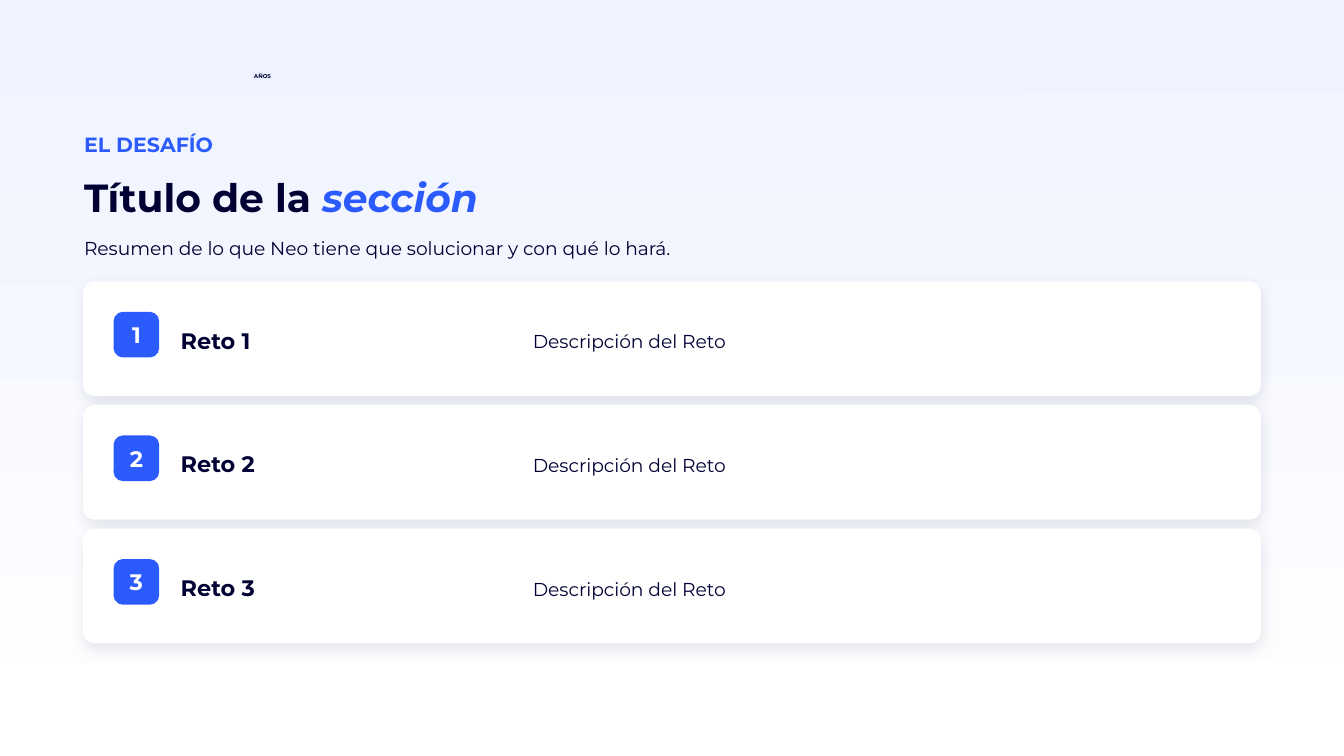
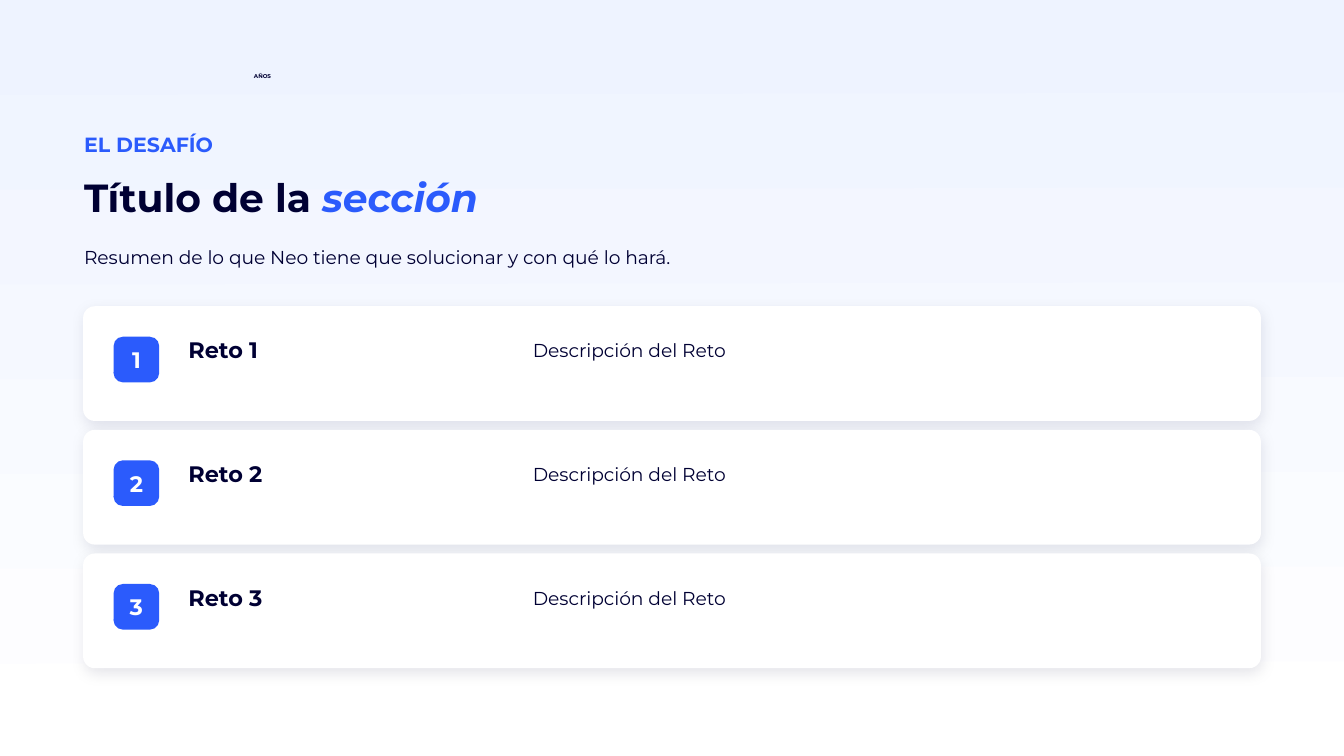
Before and after one commit to miguelchumacero/plantilla-base-deck, a slide deck: slide 14 of plantilla-base.pptx. Drawn at 1344x756 pixels with LibreOffice and Linux fonts; fonts in the diff are those of the drawing; background and template pictures are left out. Boxes give left, top, right and bottom in pixels: in the first picture for what was removed or moved away, otherwise in the second. Text is boxed around its words. In the diff, an @@ line names an element or a change of style, - is before the commit and + after.

```diff
--- a/plantilla-base.pptx
+++ b/plantilla-base.pptx
@@ text "Resumen de lo que Neo ...": place and size @@
-text "Resumen de lo que Neo ..." at [84, 241, 670, 259]
+text "Resumen de lo que Neo ..." at [84, 250, 670, 268]
@@ text "Reto 1": place and size @@
-text "Reto 1" at [181, 333, 251, 349]
+text "Reto 1" at [188, 342, 258, 358]
@@ text "Descripción del Reto": place and size @@
-text "Descripción del Reto" at [533, 334, 726, 352]
+text "Descripción del Reto" at [533, 343, 726, 361]
@@ 6 rounded rectangles, 3 texts: place and size @@
-6 rounded rectangles, 3 texts at [83, 282, 1259, 642]
+6 rounded rectangles, 3 texts at [83, 308, 1259, 668]
@@ text "Reto 2": place and size @@
-text "Reto 2" at [181, 456, 255, 472]
+text "Reto 2" at [188, 466, 262, 482]
@@ text "Descripción del Reto": place and size @@
-text "Descripción del Reto" at [533, 458, 726, 476]
+text "Descripción del Reto" at [533, 467, 726, 485]
@@ vertical alignment middle to top in 7 elements at [84, 250, 670, 268], [533, 343, 726, 361], [533, 467, 726, 485], [533, 591, 726, 609], [188, 342, 258, 358], [188, 466, 262, 482], [188, 590, 262, 607] @@
@@ text "Reto 3": place and size @@
-text "Reto 3" at [181, 580, 255, 597]
+text "Reto 3" at [188, 590, 262, 607]
@@ text "Descripción del Reto": place and size @@
-text "Descripción del Reto" at [533, 582, 726, 600]
+text "Descripción del Reto" at [533, 591, 726, 609]
```
Also in this commit, not shown: 32 other slides changed, 5 slides added, 8 slides removed, 2 other files.
